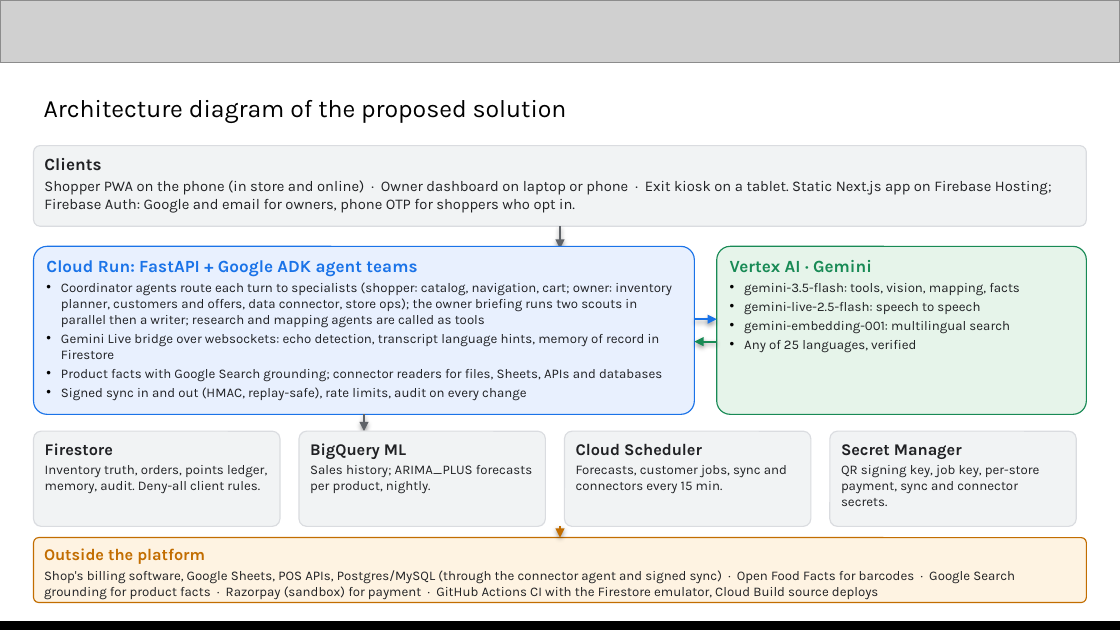
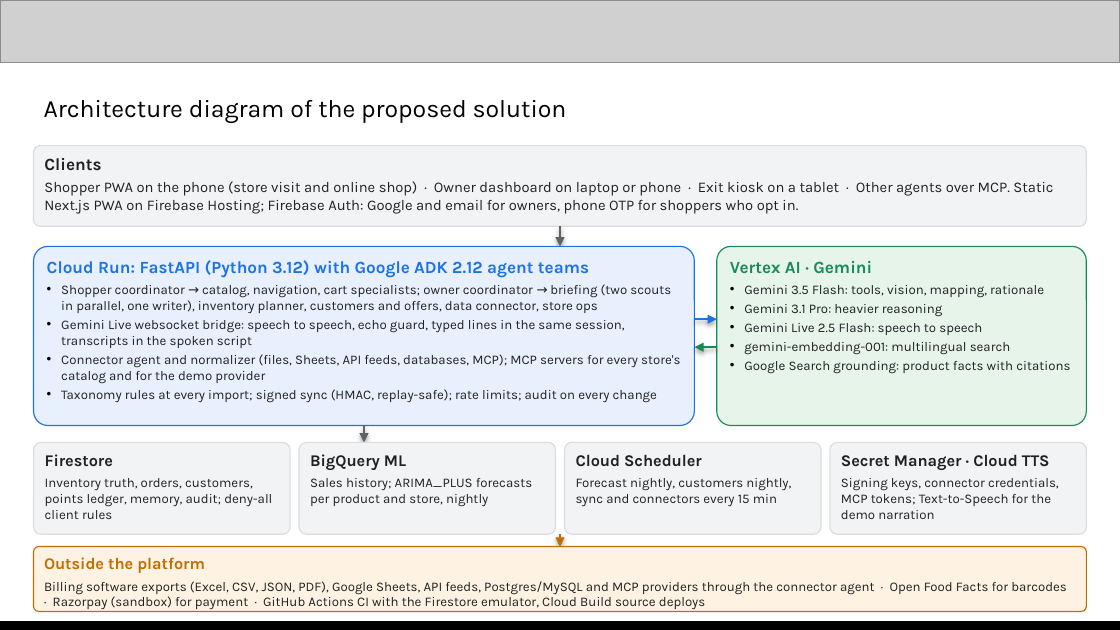
Before and after one commit to DSsathish/royalstack_aibuilderhackathon, a slide deck: slide 7 of Royal Stack | AI Builder Cup submission.pptx. Drawn at 1120x630 pixels with LibreOffice and Linux fonts; fonts in the diff are those of the drawing; grey boxes stand for pictures. Boxes give left, top, right and bottom in pixels: in the first picture for what was removed or moved away, otherwise in the second. Text is boxed around its words. In the diff, an @@ line names an element or a change of style, - is before the commit and + after.

```diff
--- a/Royal Stack | AI Builder Cup submission.pptx
+++ b/Royal Stack | AI Builder Cup submission.pptx
@@ text in rounded rectangle at box(44, 181, 1053, 214): text changed @@
-Shopper PWA on the phone (in store and online) · Owner dashboard on laptop or phone · Exit kiosk on a tablet. Static Next.js app on Firebase Hosting; Firebase Auth: Google and email for owners, phone OTP for shoppers who opt in.
+Shopper PWA on the phone (store visit and online shop) · Owner dashboard on laptop or phone · Exit kiosk on a tablet · Other agents over MCP. Static Next.js PWA on Firebase Hosting; Firebase Auth: Google and email for owners, phone OTP for shoppers who opt in.
@@ rounded rectangle "Cloud Run: FastAPI (Python 3.12) ...": place and size @@
-rounded rectangle "Cloud Run: FastAPI (Python 3.12) ..." at box(34, 246, 694, 414)
+rounded rectangle "Cloud Run: FastAPI (Python 3.12) ..." at box(34, 246, 694, 426)
@@ text in rounded rectangle at box(47, 260, 680, 402): text changed @@
-Cloud Run: FastAPI + Google ADK agent teams
-• Coordinator agents route each turn to specialists (shopper: catalog, navigation, cart; owner: inventory planner, customers and offers, data connector, store ops); the owner briefing runs two scouts in parallel then a writer; research and mapping agents are called as tools
-• Gemini Live bridge over websockets: echo detection, transcript language hints, memory of record in Firestore
-• Product facts with Google Search grounding; connector readers for files, Sheets, APIs and databases
-• Signed sync in and out (HMAC, replay-safe), rate limits, audit on every change
+Cloud Run: FastAPI (Python 3.12) with Google ADK 2.12 agent teams
+• Shopper coordinator → catalog, navigation, cart specialists; owner coordinator → briefing (two scouts in parallel, one writer), inventory planner, customers and offers, data connector, store ops
+• Gemini Live websocket bridge: speech to speech, echo guard, typed lines in the same session, transcripts in the spoken script
+• Connector agent and normalizer (files, Sheets, API feeds, databases, MCP); MCP servers for every store's catalog and for the demo provider
+• Taxonomy rules at every import; signed sync (HMAC, replay-safe); rate limits; audit on every change
@@ rounded rectangle "Vertex AI · Gemini": place and size @@
-rounded rectangle "Vertex AI · Gemini" at box(717, 246, 1086, 414)
+rounded rectangle "Vertex AI · Gemini" at box(717, 246, 1086, 426)
@@ text in rounded rectangle at box(744, 285, 1044, 335): text changed @@
-• gemini-3.5-flash: tools, vision, mapping, facts
-• gemini-live-2.5-flash: speech to speech
+• Gemini 3.5 Flash: tools, vision, mapping, rationale
+• Gemini 3.1 Pro: heavier reasoning
+• Gemini Live 2.5 Flash: speech to speech
@@ arrow moved from (717, 342) - (694, 342) to (717, 347) - (694, 347) @@
@@ text in rounded rectangle at box(744, 361, 1070, 374): text changed @@
-• Any of 25 languages, verified
+• Google Search grounding: product facts with citations
@@ rounded rectangle "Firestore": place and size @@
-rounded rectangle "Firestore" at box(34, 431, 280, 526)
+rounded rectangle "Firestore" at box(34, 442, 290, 534)
@@ rounded rectangle "BigQuery ML": place and size @@
-rounded rectangle "BigQuery ML" at box(299, 431, 545, 526)
+rounded rectangle "BigQuery ML" at box(299, 442, 556, 534)
@@ rounded rectangle "Cloud Scheduler": place and size @@
-rounded rectangle "Cloud Scheduler" at box(564, 431, 811, 526)
+rounded rectangle "Cloud Scheduler" at box(564, 442, 821, 534)
@@ rounded rectangle "Secret Manager · Cloud TTS": place and size @@
-rounded rectangle "Secret Manager · Cloud TTS" at box(830, 431, 1076, 526)
+rounded rectangle "Secret Manager · Cloud TTS" at box(830, 442, 1086, 534)
@@ text in rounded rectangle at box(45, 478, 272, 519): text changed @@
-Inventory truth, orders, points ledger, memory, audit. Deny-all client rules.
+Inventory truth, orders, customers, points ledger, memory, audit; deny-all client rules
@@ text in rounded rectangle at box(45, 454, 113, 466): more space between paragraphs @@
@@ text in rounded rectangle at box(310, 478, 532, 507): text changed @@
-Sales history; ARIMA_PLUS forecasts per product, nightly.
+Sales history; ARIMA_PLUS forecasts per product and store, nightly
@@ text in rounded rectangle at box(310, 454, 406, 470): more space between paragraphs @@
@@ text in rounded rectangle at box(576, 478, 791, 507): text changed @@
-Forecasts, customer jobs, sync and connectors every 15 min.
+Forecast nightly, customers nightly, sync and connectors every 15 min
@@ text in rounded rectangle at box(576, 455, 702, 466): more space between paragraphs @@
@@ text in rounded rectangle at box(841, 455, 1059, 519): text changed @@
-Secret Manager
-QR signing key, job key, per-store payment, sync and connector secrets.
+Secret Manager · Cloud TTS
+Signing keys, connector credentials, MCP tokens; Text-to-Speech for the demo narration
@@ 2 arrows, 1 rounded rectangle: place and size @@
-2 arrows, 1 rounded rectangle at box(34, 414, 1086, 603)
+2 arrows, 1 rounded rectangle at box(34, 426, 1086, 612)
@@ text in rounded rectangle at box(44, 557, 205, 573): more space between paragraphs @@
@@ text in rounded rectangle at box(44, 581, 1067, 610): text changed @@
-Shop's billing software, Google Sheets, POS APIs, Postgres/MySQL (through the connector agent and signed sync) · Open Food Facts for barcodes · Google Search grounding for product facts · Razorpay (sandbox) for payment · GitHub Actions CI with the Firestore emulator, Cloud Build source deploys
+Billing software exports (Excel, CSV, JSON, PDF), Google Sheets, API feeds, Postgres/MySQL and MCP providers through the connector agent · Open Food Facts for barcodes · Razorpay (sandbox) for payment · GitHub Actions CI with the Firestore emulator, Cloud Build source deploys
```
Also in this commit, not shown: 13 other slides changed, 3 other files.
